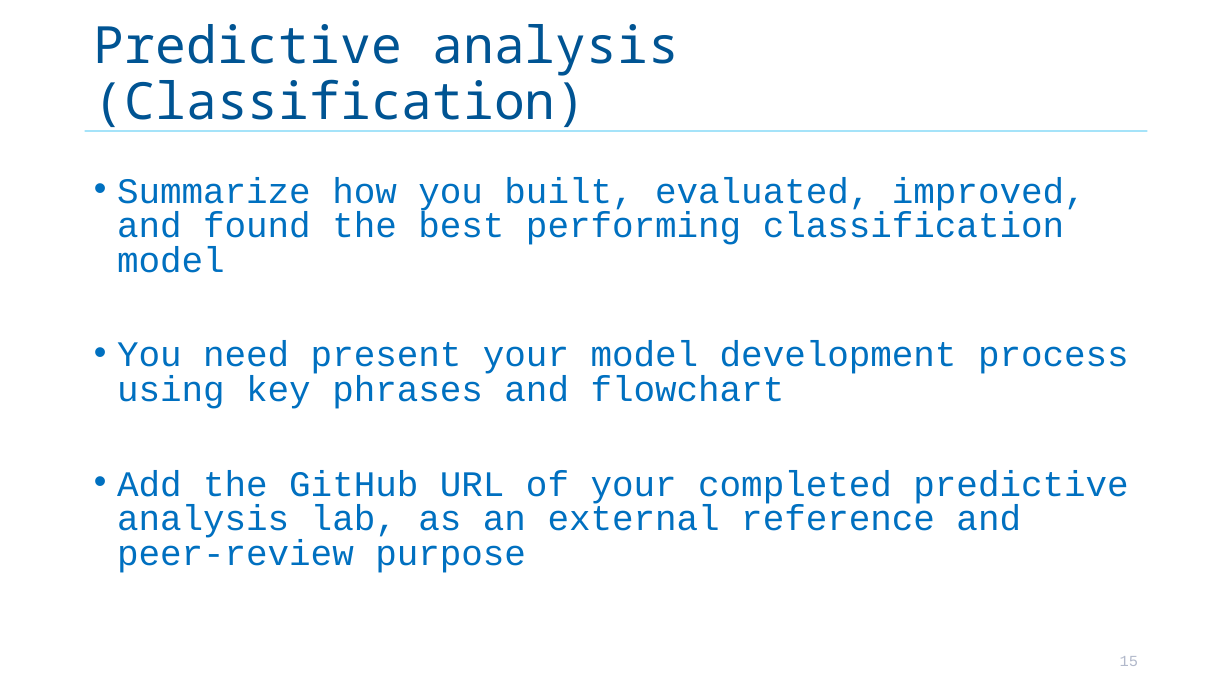
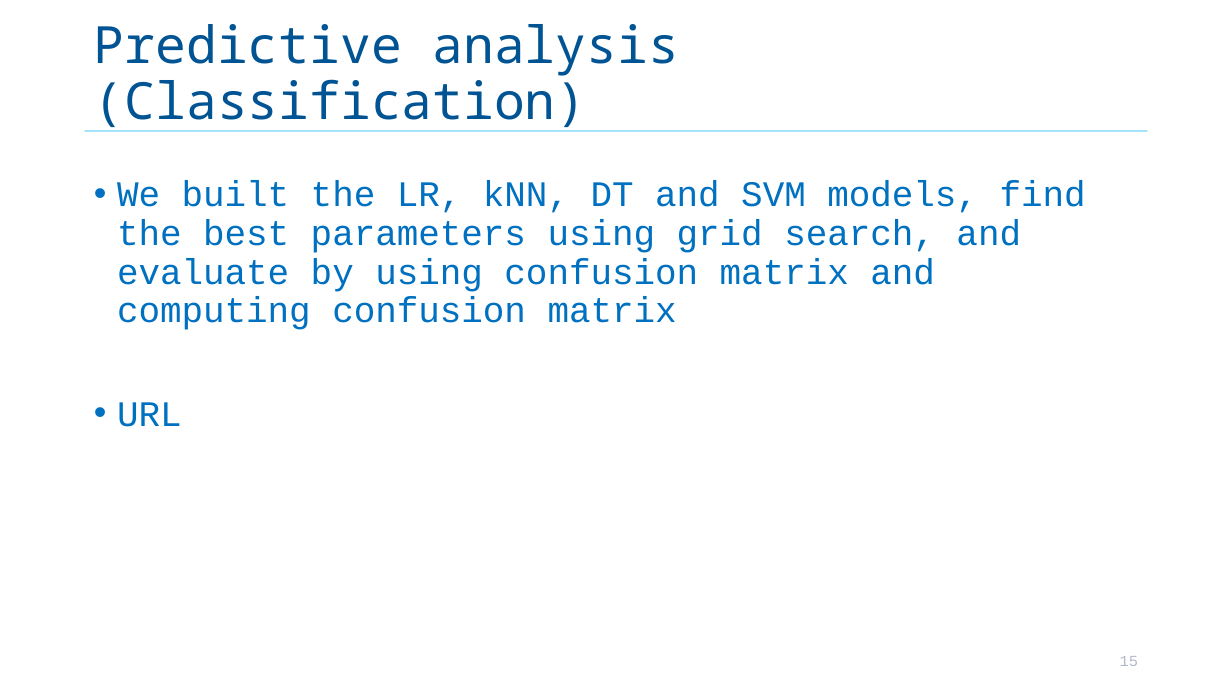
Before and after one commit to RiemannLee19/Coursera, a slide deck: slide 15 of 10_Applied_DS/Presentation_RL.odp. Drawn at 1232x693 pixels with LibreOffice and Linux fonts; fonts in the diff are those of the drawing. Boxes give left, top, right and bottom in pixels: in the first picture for what was removed or moved away, otherwise in the second. Text is boxed around its words. In the diff, an @@ line names an element or a change of style, - is before the commit and + after.

Commit message:
update the presentation files

```diff
--- a/10_Applied_DS/Presentation_RL.odp
+++ b/10_Applied_DS/Presentation_RL.odp
@@ text at [117,181,1086,427]: text changed @@
-• Summarize how you built, evaluated, improved, and found the best performing classification model
-• You need present your model development process using key phrases and flowchart
-• Add the GitHub URL of your completed predictive analysis lab, as an external reference and peer-review purpose
+• We built the LR, kNN, DT and SVM models, find the best parameters using grid search, and evaluate by using confusion matrix and computing confusion matrix
+• URL
```
Also in this commit, not shown: 9 other slides changed, 11 slides added, 12 slides removed, 11 other files.
